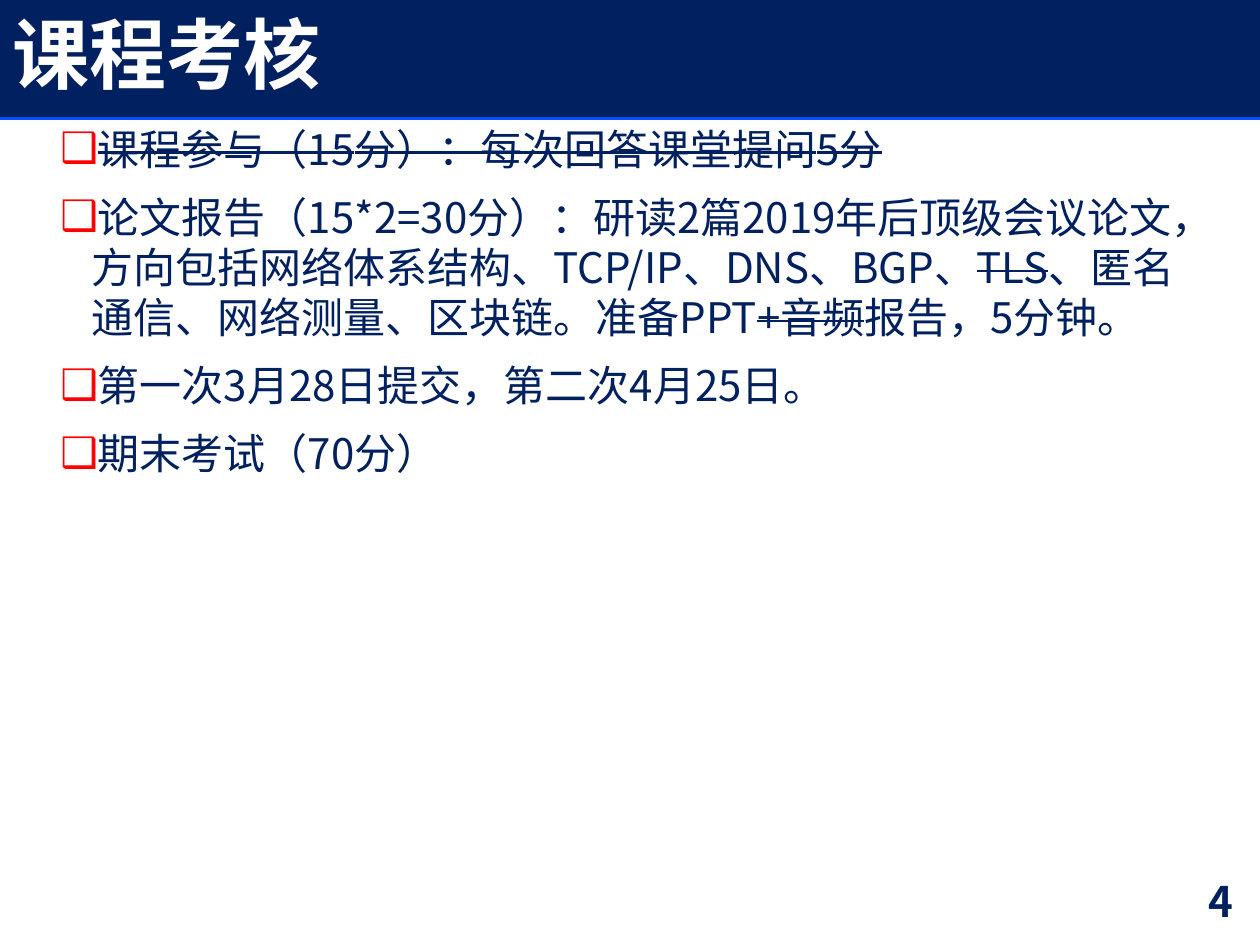
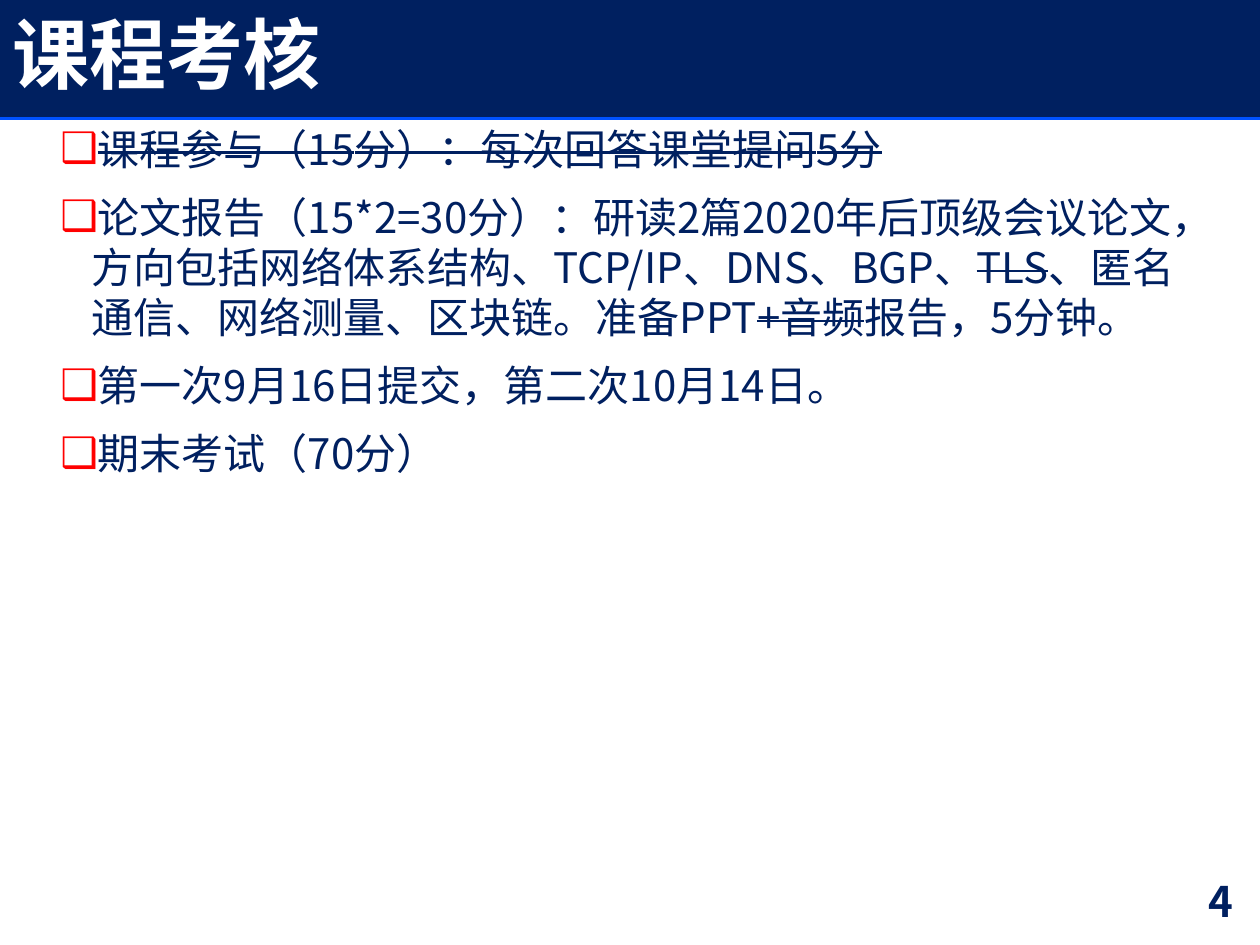
Before and after one commit to YuZhang/Security-Courseware, a slide deck: slide 4 of internet-security/intro.pptx. Drawn at 1260x945 pixels with LibreOffice and Linux fonts; fonts in the diff are those of the drawing. Boxes give left, top, right and bottom in pixels: in the first picture for what was removed or moved away, otherwise in the second. Text is boxed around its words. In the diff, an @@ line names an element or a change of style, - is before the commit and + after.

```diff
--- a/internet-security/intro.pptx
+++ b/internet-security/intro.pptx
@@ text at [92,197,1214,406]: text changed @@
-❑ 论文报告（15*2=30分）：研读2篇2019年后顶级会议论文，方向包括网络体系结构、TCP/IP、DNS、BGP、TLS、匿名通信、网络测量、区块链。准备PPT+音频报告，5分钟。
-❑ 第一次3月28日提交，第二次4月25日。
+❑ 论文报告（15*2=30分）：研读2篇2020年后顶级会议论文，方向包括网络体系结构、TCP/IP、DNS、BGP、TLS、匿名通信、网络测量、区块链。准备PPT+音频报告，5分钟。
+❑ 第一次9月16日提交，第二次10月14日。
```
Also in this commit, not shown: 2 other slides changed, 1 other file.
